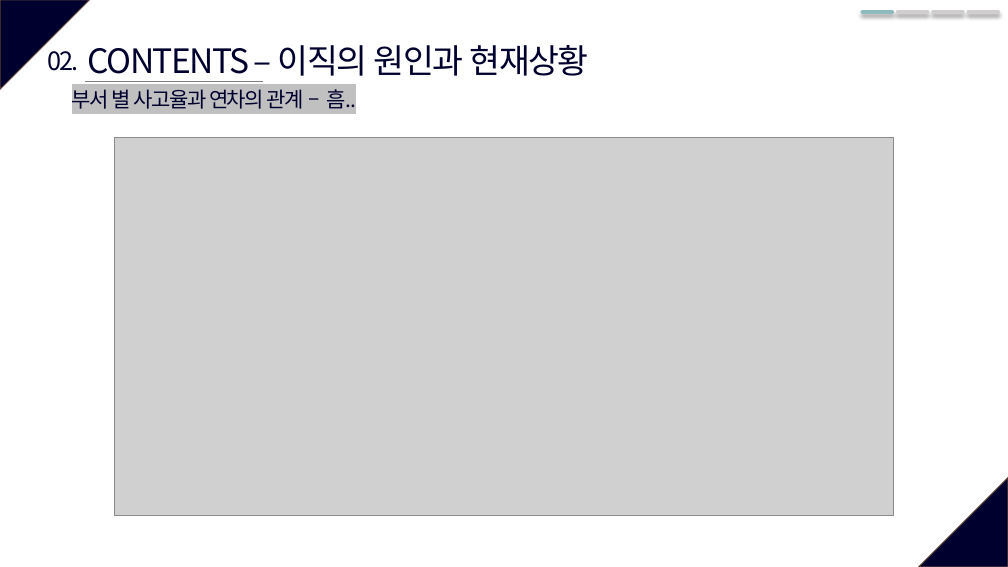
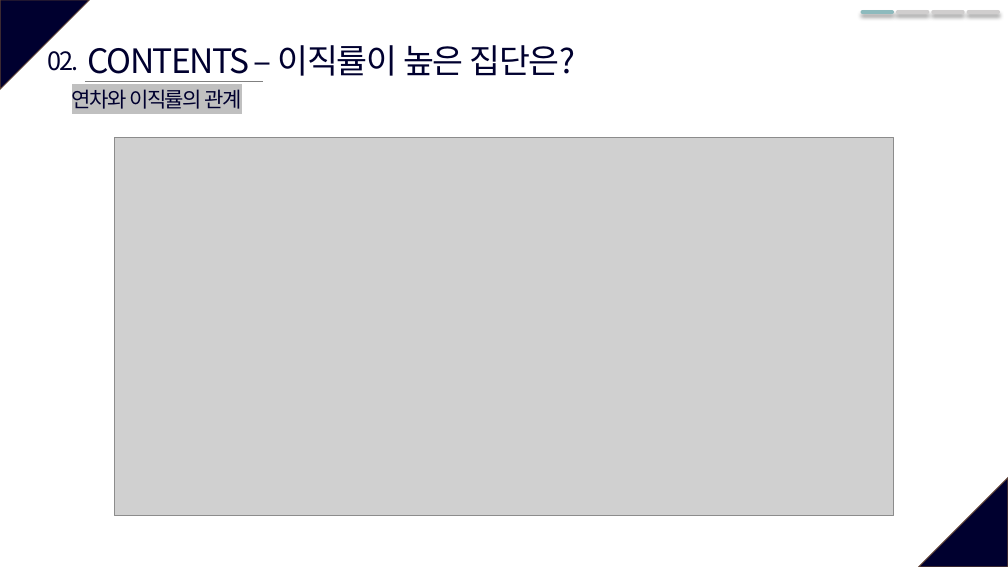
Before and after one commit to JxxHxxx/Ubion-Mini-Project-HR-Analysis, a slide deck: slide 9 of 데이터분석은위대하다.pptx (slide 8 before the commit). Drawn at 1008x567 pixels with LibreOffice and Linux fonts; fonts in the diff are those of the drawing; grey boxes stand for pictures. Boxes give left, top, right and bottom in pixels: in the first picture for what was removed or moved away, otherwise in the second. Text is boxed around its words. In the diff, an @@ line names an element or a change of style, - is before the commit and + after.

```diff
--- a/데이터분석은위대하다.pptx
+++ b/데이터분석은위대하다.pptx
@@ text at (88, 45, 576, 82): text changed @@
-CONTENTS – 이직의 원인과 현재상황
+CONTENTS – 이직률이 높은 집단은?
@@ text at (72, 89, 242, 109): text changed @@
-부서 별 사고율과 연차의 관계 – 흠..
+연차와 이직률의 관계
```
Also in this commit, not shown: 1 other slide changed, 2 slides added, 2 slides removed.
